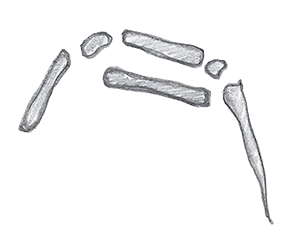
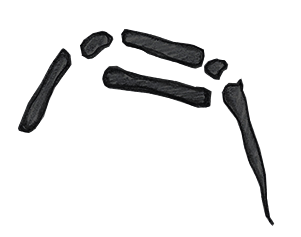
Layered file, before and after one edit (w=301, h=237). Changes by layer:
added layer "Layer 1" (multiply, 65%) above "Calque 1 copy" over [18, 29, 275, 226]
added layer "Calque 1 copy" (multiply) above "Calque 1" over [18, 29, 275, 226]
